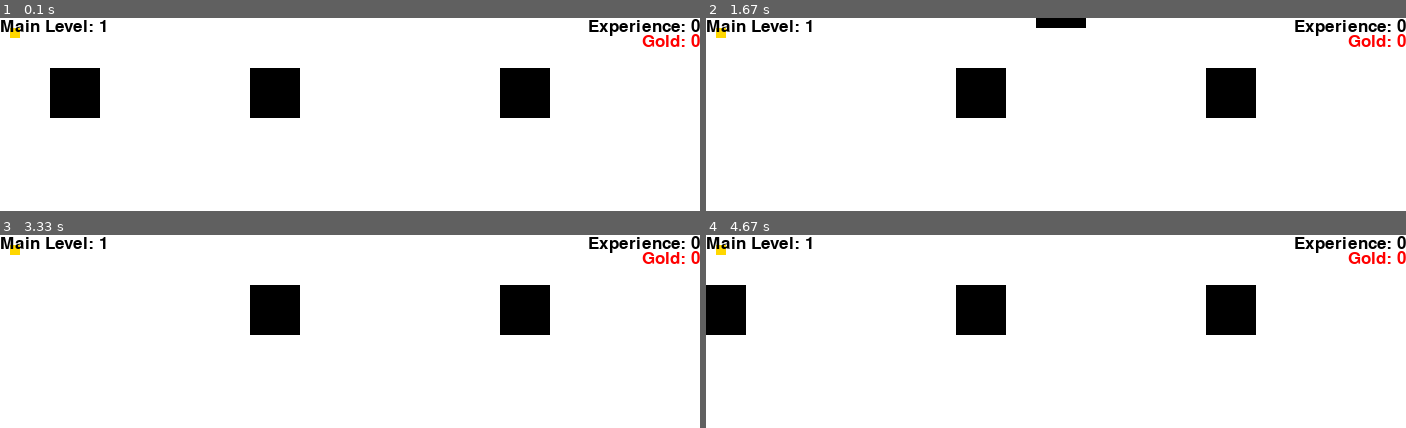
Above: before the commit, frames 1-4 (two rows, left to right).
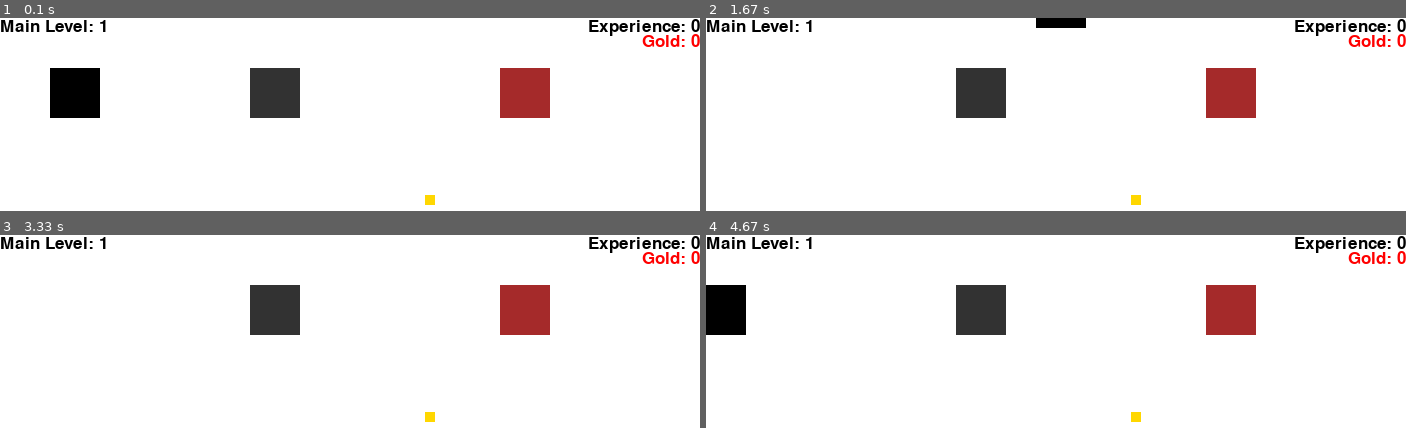
Above: after the commit, the same moments.

Repository: Kidd-buu/mmorpgPYTHON
Game: pygame game, started from pygame_2023.py
The game is run twice, just before and just after one commit, with the same random seed, the same clock (stepped at 60 frames per second) and the same inputs.
Inputs:
- Up to frame 1 (0.1 s): no input
- Up to frame 2 (1.67 s): hold Right 0.33-0.8 s; hold Up 0.83-1.13 s; hold Right 1.17-1.63 s
- Up to frame 3 (3.33 s): hold Left 1.67-2.2 s; hold Down 2.23-2.53 s; hold Left 2.57-2.97 s; hold Up from 3 s (still down)
- Up to frame 4 (4.67 s): release Up at 3.37 s; hold Down 4.07-4.43 s; hold Left from 4.47 s (still down)

The runs differ from the first frame. In frame 1, 3.8% of the frame differs, in the area x 1-79%, y 5-97%; in frame 2, 3.8%; in frame 3, 3.8%; in frame 4, 3.8%.

Commit message:
Update pygame_2023.py

Diff:
--- a/pygame_2023.py
+++ b/pygame_2023.py
@@ -8,6 +8,8 @@
 WHITE = (255, 255, 255)
 GOLD = (255, 215, 0)
 RED = (255, 0, 0)
+BROWN = (165, 42, 42)
+GREY = (50, 50, 50)
 
 # Set the width and height of the screen [width, height]
 size = (700, 700)
@@ -35,9 +37,8 @@
 rock_hp = 100
 
 # Set up the Gold Coin
-coin = pygame.Rect(10, 10, 10, 10)
+coin = pygame.Rect(random.randint(0, size[0]), random.randint(0, size[1]), 10, 10)
 gold_score = 0
-
 
 # Set up the experience
 experience = 0
@@ -75,6 +76,7 @@
         coin.x = random.randint(0, size[0] - coin.width)
         coin.y = random.randint(0, size[1] - coin.height)
 
+
      # Check if player has hit the rock
     if player.colliderect(rock):
         experience -= 1
@@ -100,8 +102,8 @@
     # --- Drawing code should go here
     screen.fill(WHITE)
     pygame.draw.rect(screen, BLACK, player)
-    pygame.draw.rect(screen, BLACK, tree)
-    pygame.draw.rect(screen, BLACK, rock)
+    pygame.draw.rect(screen, BROWN, tree)
+    pygame.draw.rect(screen, GREY, rock)
     pygame.draw.rect(screen, GOLD, coin)
 
     # Draw the experience score in the top right corner of the screen
